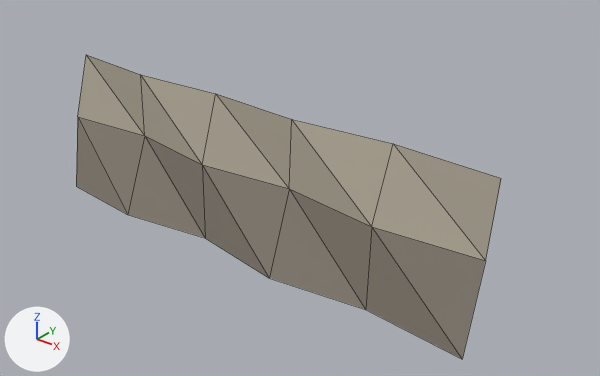
The glTF model contrib/workout-game-assets/generated/WG_Drop_Greybox.glb as it was, and as the next commit left it.
Before and after are seen from a 50 mm lens placed at (2.53, -12.79, 1.41), pointed at (0.17, -9.84, -0.42). The axes (+X, +Y, +Z) are drawn at lower left. The lights are the same throughout. The older version comes first. Mesh edges are drawn as thin lines. Where no turn or scale is listed for an object, it has been applied to the vertices. Vertices at exactly the same position are counted once.

The older version as bpy lines, for what is in view:
```python
mat_mat_dropedge_grey = principled_material('MAT_DropEdge_Grey')
mat_mat_dropedge_grey.base_color = (0.43, 0.39, 0.31)  # grey #afa897
mat_mat_dropedge_grey.roughness = 1.0
mat_mat_dropface_grey = principled_material('MAT_DropFace_Grey')
mat_mat_dropface_grey.base_color = (0.25, 0.22, 0.18)  # grey #898176
mat_mat_dropface_grey.roughness = 1.0
me_geo_dropface_lod0 = bpy.data.meshes.new('GEO_DropFace_LOD0')
me_geo_dropface_lod0.from_pydata(...)  # 18 vertices, 20 faces; spans x -1.3..1.3, y -10.2..-9.96, z -0.74..0.03
# faces by material slot: [10, 10]
me_geo_dropface_lod0.materials.append(mat_mat_dropface_grey)  # grey #898176
me_geo_dropface_lod0.materials.append(mat_mat_dropedge_grey)  # grey #afa897
ob_geo_dropface_lod0 = bpy.data.objects.new('GEO_DropFace_LOD0', me_geo_dropface_lod0)
ob_geo_dropface_lod0.location = (0.0, 0.0, 0.0)
```
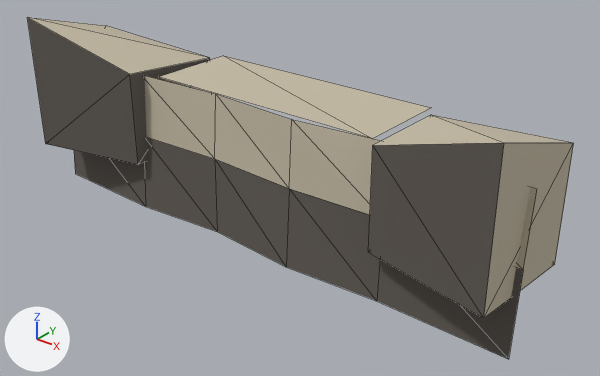
Changed parts and their boxes [x1, y1, x2, y2] in the pictures (600 x 376 px):
'GEO_DropFace_LOD0', recoloured, reshaped (29% wider, 12% taller): before [76, 55, 501, 359]; after [27, 17, 574, 359]

Diff of the bpy script that builds the scene:
```diff
--- a/contrib/workout-game-assets/generated/WG_Drop_Greybox.glb.py
+++ b/contrib/workout-game-assets/generated/WG_Drop_Greybox.glb.py
@@ mat_mat_dropface_grey @@
 mat_mat_dropface_grey = principled_material('MAT_DropFace_Grey')
-mat_mat_dropface_grey.base_color = (0.25, 0.22, 0.18)  # grey #898176
+mat_mat_dropface_grey.base_color = (0.12, 0.105, 0.09)  # dark grey #615b55
 mat_mat_dropface_grey.roughness = 1.0
@@ mat_mat_dropedge_grey @@
 mat_mat_dropedge_grey = principled_material('MAT_DropEdge_Grey')
-mat_mat_dropedge_grey.base_color = (0.43, 0.39, 0.31)  # grey #afa897
+mat_mat_dropedge_grey.base_color = (0.56, 0.5, 0.38)  # light grey #c5bca6
 mat_mat_dropedge_grey.roughness = 1.0
@@ me_geo_dropface_lod0 @@
 # used by ob_geo_dropface_lod0; location = (0.0, 0.0, 0.0)
-me_geo_dropface_lod0.from_pydata(...)  # 18 vertices, 20 faces; spans x -1.3..1.3, y -10.2..-9.96, z -0.74..0.03
+me_geo_dropface_lod0.from_pydata(...)  # 38 vertices, 46 faces; spans x -1.45..1.45, y -10.24..-9.48, z -0.74..0.28
+# me_geo_dropface_lod0 part 1
+# 4 vertices in x -0.26..0.78, y -10.13..-10.1, z -0.74..-0.32 move by (0.0, 0.09, 0.0)
+# 9 vertices move from x -1.3..1.3, y -10.2..-9.96, z -0.74..0.03 to x -1.45..1.45, y -10.07..-9.96, z -0.74..0.03
+# 20 vertices are added at x -1.45..1.45, y -10.24..-9.48, z -0.46..0.28
+# 12 new faces join them, mat_mat_dropface_grey (dark grey #615b55)
+# 14 new faces join them, mat_mat_dropedge_grey (light grey #c5bca6)
 me_geo_dropface_lod0.materials.append(mat_mat_dropface_grey)
```
